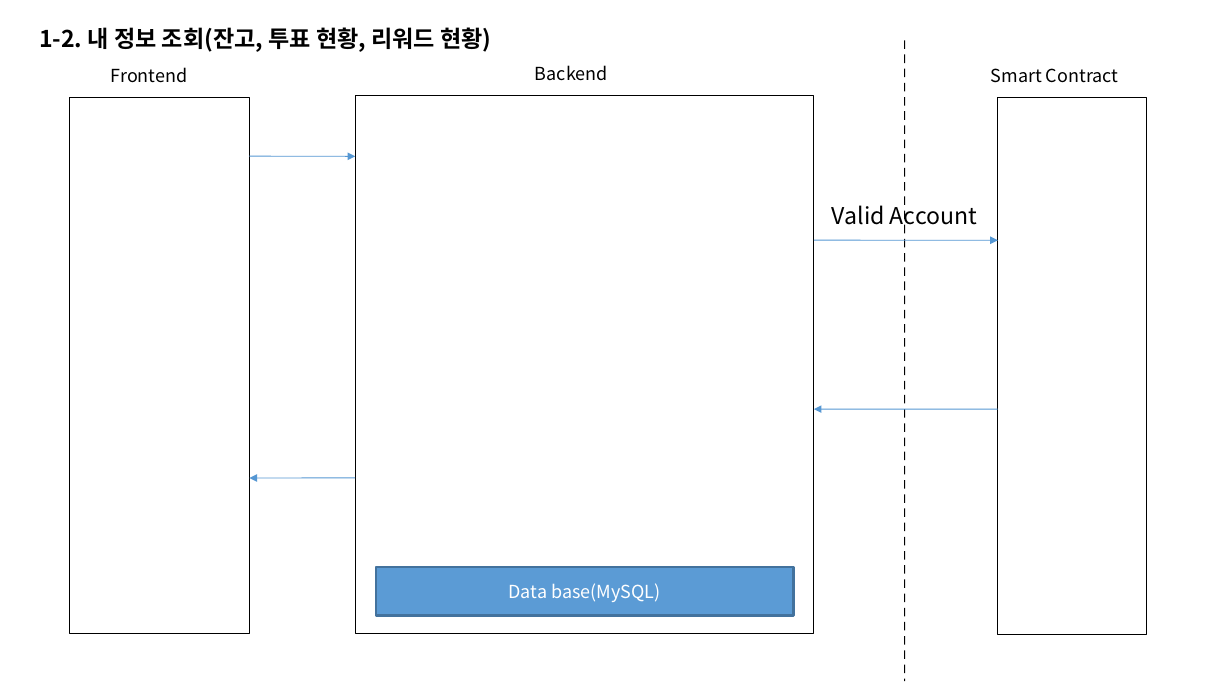
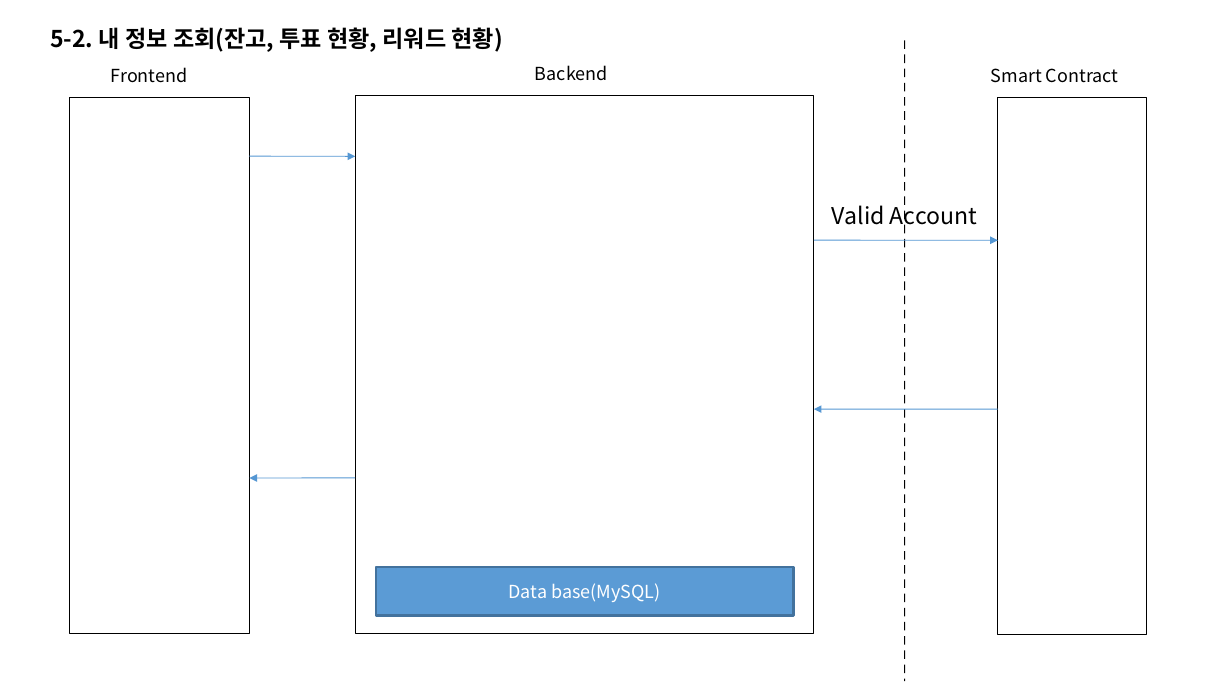
Before and after one commit to ro0opf/blockchain-jdp, a slide deck: slide 9 of blockchain_archi_v3.1.pptx. Drawn at 1232x693 pixels with LibreOffice and Linux fonts; fonts in the diff are those of the drawing. Boxes give left, top, right and bottom in pixels: in the first picture for what was removed or moved away, otherwise in the second. Text is boxed around its words. In the diff, an @@ line names an element or a change of style, - is before the commit and + after.

```diff
--- a/blockchain_archi_v3.1.pptx
+++ b/blockchain_archi_v3.1.pptx
@@ text at [50,27,503,52]: text changed @@
-1-2. 내 정보 조회(잔고, 투표 현황, 리워드 현황)
+5-2. 내 정보 조회(잔고, 투표 현황, 리워드 현황)
```
Also in this commit, not shown: 6 other slides changed, 3 slides added, 7 other files.
